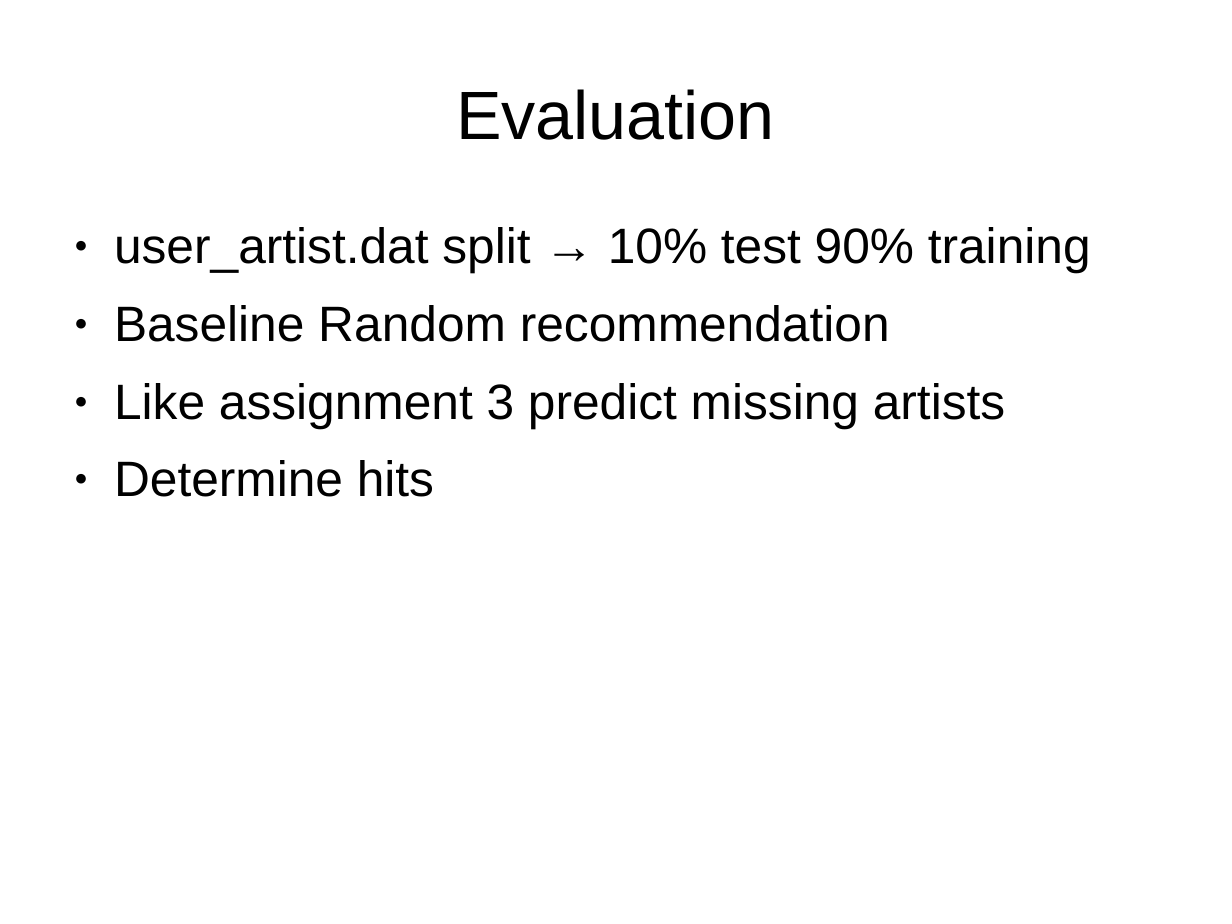
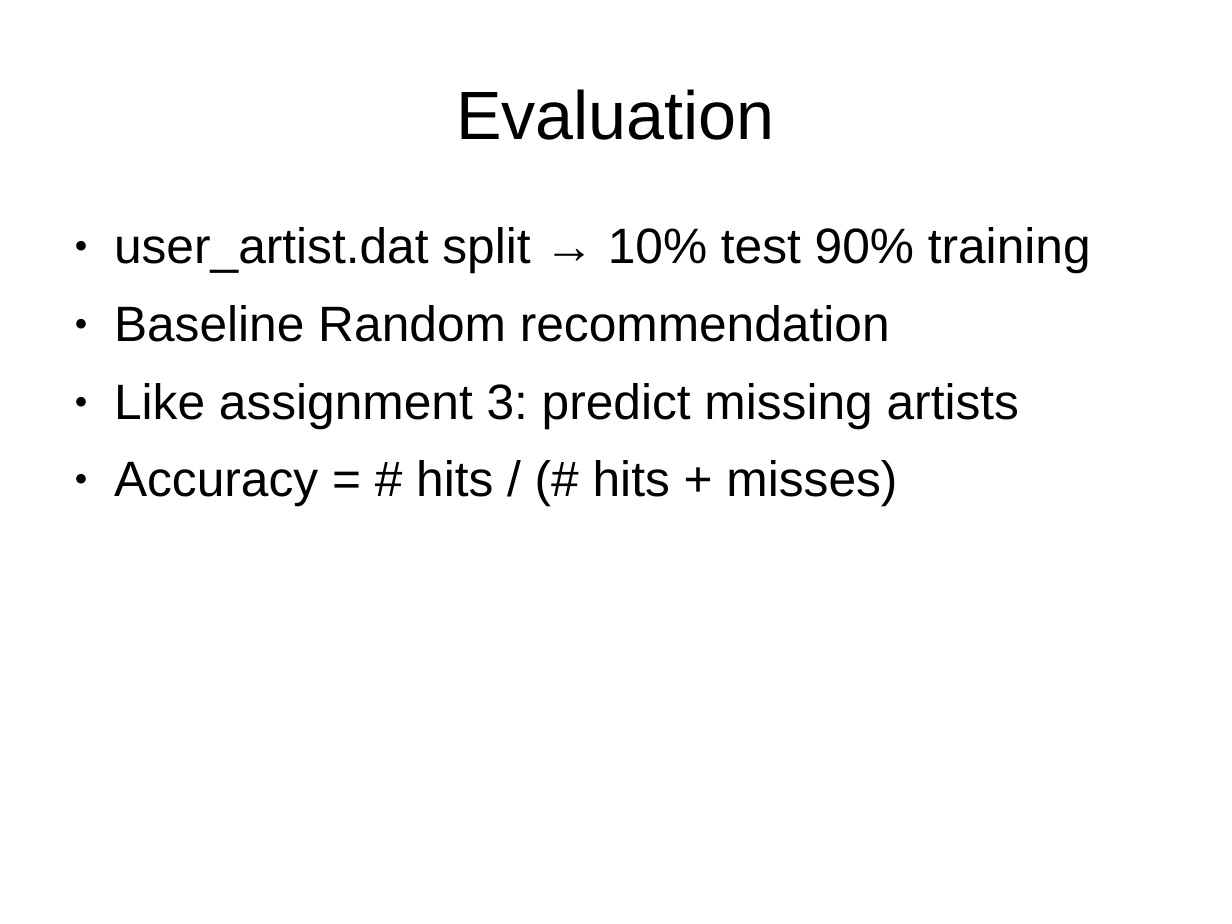
Before and after one commit to nvtslot/IR-recommender-lastfm, a slide deck: slide 9 of presentation.ppt (slide 8 before the commit). Drawn at 1232x924 pixels with LibreOffice and Linux fonts; fonts in the diff are those of the drawing. Boxes give left, top, right and bottom in pixels: in the first picture for what was removed or moved away, otherwise in the second. Text is boxed around its words. In the diff, an @@ line names an element or a change of style, - is before the commit and + after.

```diff
--- a/presentation.ppt
+++ b/presentation.ppt
@@ text at [114, 383, 1019, 506]: text changed @@
-● Like assignment 3 predict missing artists
-● Determine hits
+● Like assignment 3: predict missing artists
+● Accuracy = # hits / (# hits + misses)
```
Also in this commit, not shown: 4 other slides changed, 3 slides added, 2 slides removed.
